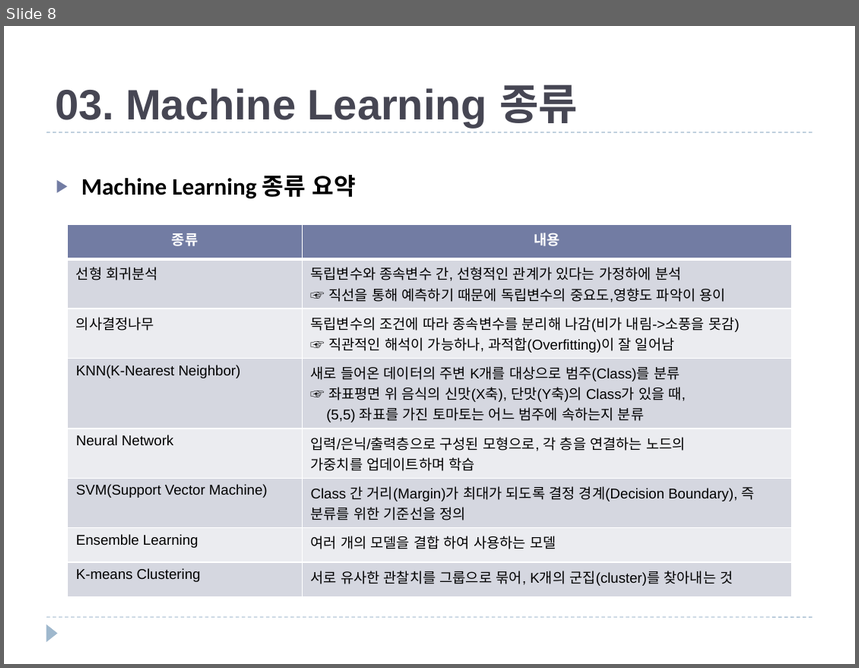
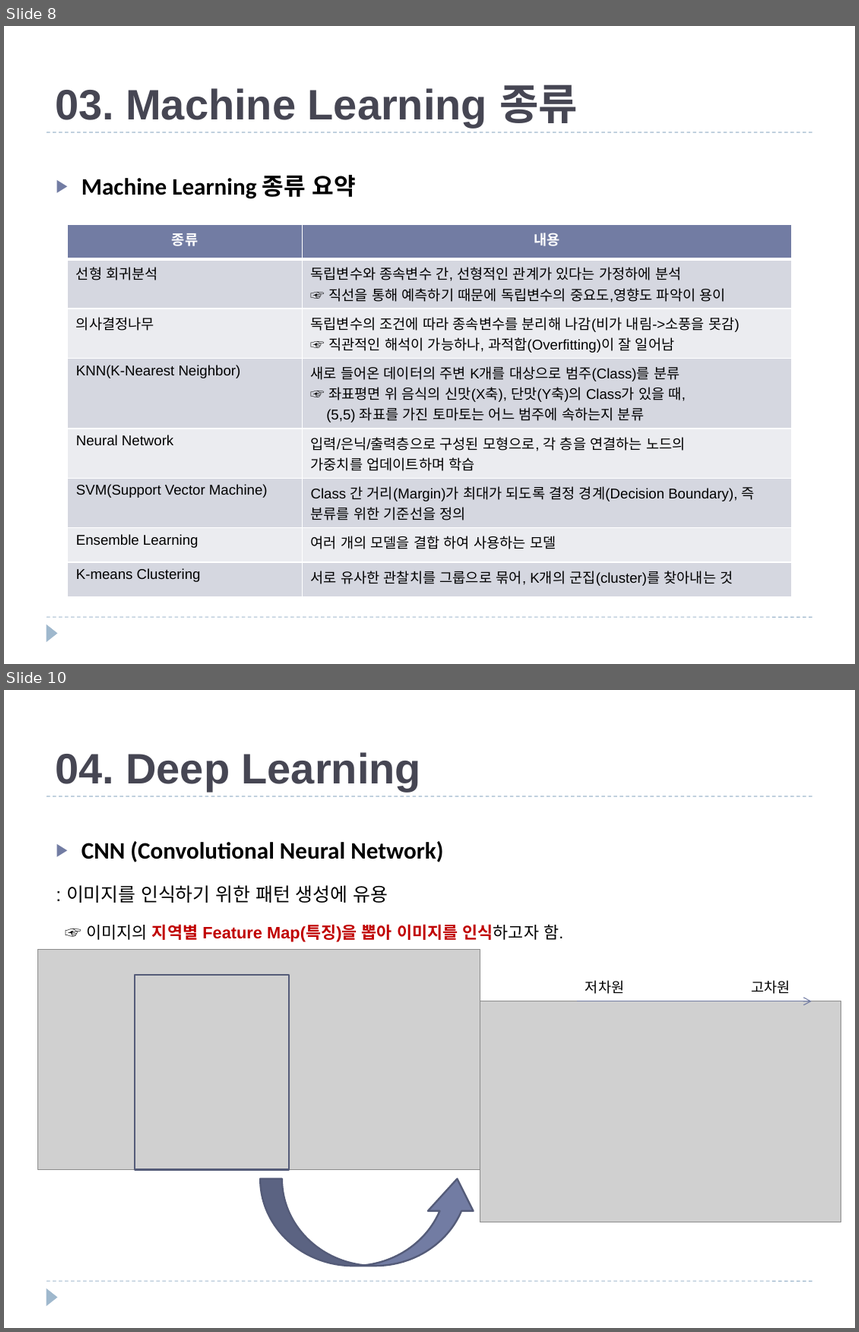
Before and after one commit to JXXA/JXXAGit, a slide deck: Machine Learning 개념과 종류.pptx. Shown one above the other, each under a label of ours: slide 8 before the commit, slides 8 and 10 after it; the slides between them are not shown. The pictures are 859x668 and 859x1332 pixels, drawn with LibreOffice and Linux fonts; fonts in the diff are those of the drawing; grey boxes stand for pictures. Boxes give left, top, right and bottom in pixels: in the first picture for what was removed or moved away, otherwise in the second. Text is boxed around its words. In the diff, an @@ line names an element or a change of style, - is before the commit and + after.

Commit message:
Update Machine Learning 개념과 종류.pptx
2020.10.14 딥러닝 모델 종류 정리

```diff
--- a/Machine Learning 개념과 종류.pptx
+++ b/Machine Learning 개념과 종류.pptx
@@ slide 10 added at (x1=4, y1=690, x2=855, y2=1328), background #FFFFFF; not listed: 3 template elements that a slide beside it also shows @@
@@ title added at (x1=55, y1=752, x2=421, y2=791), 36 pt, text #464653, bold @@
+04. Deep Learning
@@ text added at (x1=66, y1=841, x2=563, y2=942), 14 pt, text #000000, bold @@
+▶ CNN (Convolutional Neural Network)
+: 이미지를 인식하기 위한 패턴 생성에 유용
+☞ 이미지의 지역별 Feature Map(특징)을 뽑아 이미지를 인식하고자 함.
@@ picture added at (x1=38, y1=950, x2=480, y2=1170) @@
@@ rectangle added at (x1=135, y1=975, x2=289, y2=1170), outline #545C79 1.5 pt @@
@@ text added at (x1=585, y1=980, x2=790, y2=994), 12 pt, text #000000 @@
+저차원 고차원
@@ picture added at (x1=480, y1=1002, x2=841, y2=1223) @@
@@ arrow added from (577, 1002) to (812, 1002), #727CA3 0.75 pt @@
@@ curved up arrow added at (x1=260, y1=1179, x2=480, y2=1266), fill #727CA3, outline #545C79 1.5 pt @@
```
Also in this commit, not shown: 2 other slides added.
